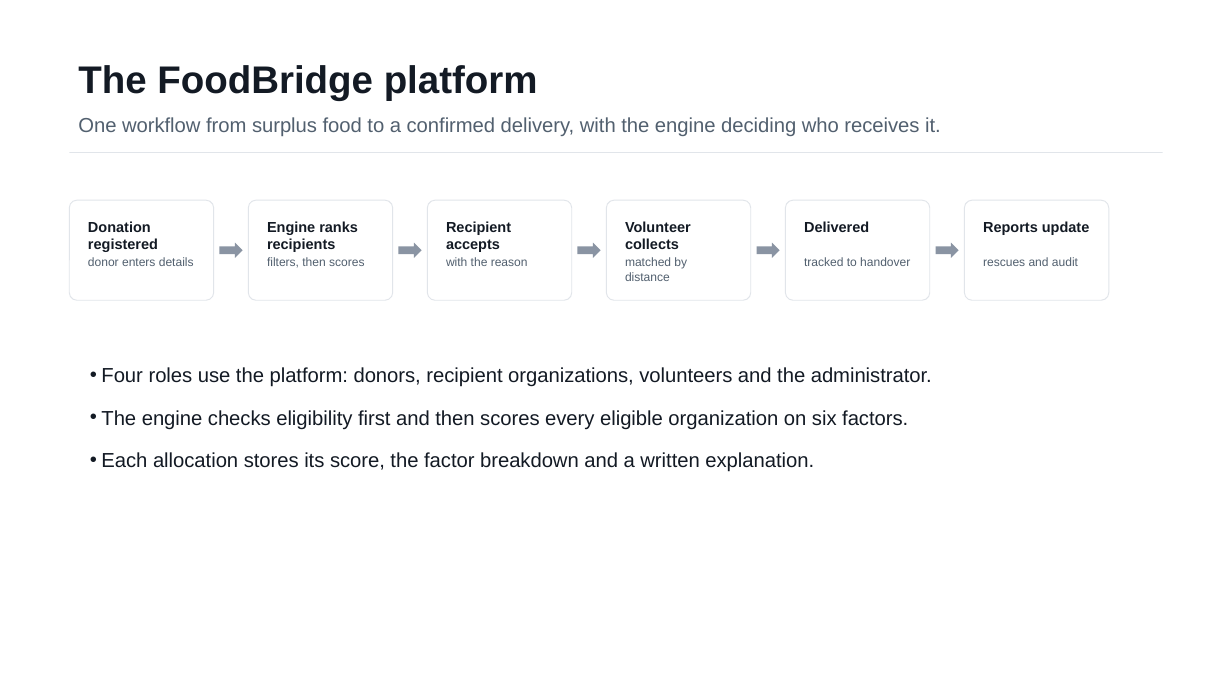
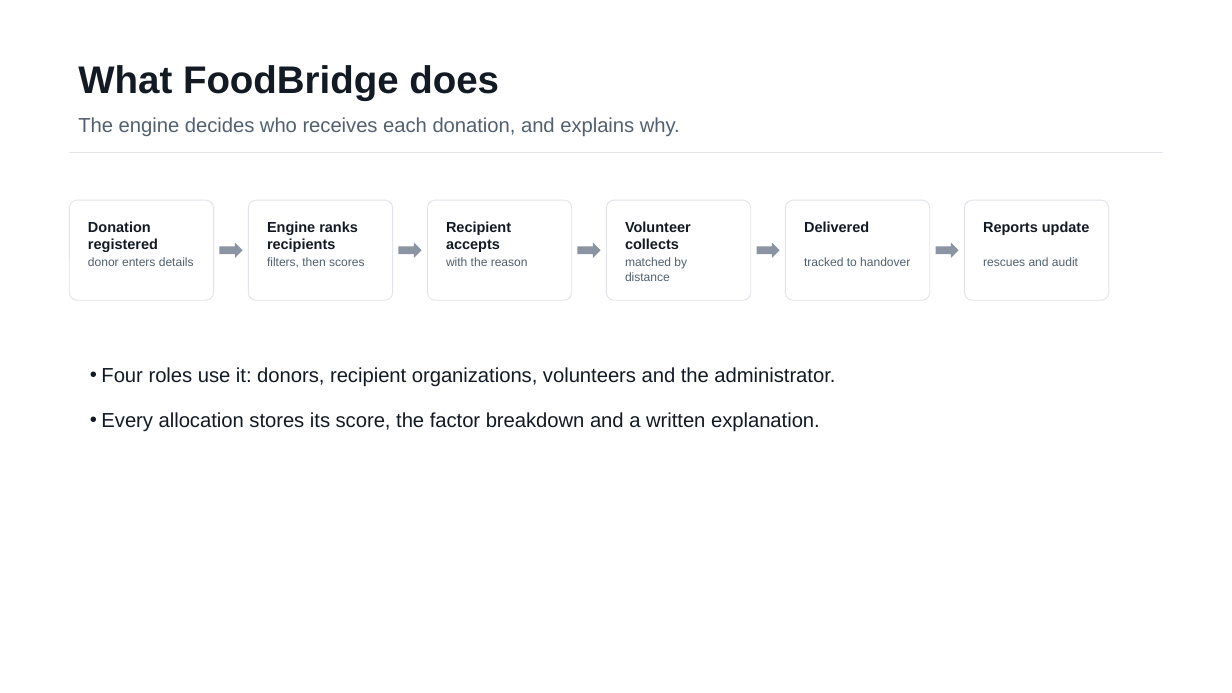
Before and after one commit to AdiByte5/FoodBridge, a slide deck: slide 3 of docs/FoodBridge_Project_Review.pptx (slide 4 before the commit). Drawn at 1232x693 pixels with LibreOffice and Linux fonts; fonts in the diff are those of the drawing. Boxes give left, top, right and bottom in pixels: in the first picture for what was removed or moved away, otherwise in the second. Text is boxed around its words. In the diff, an @@ line names an element or a change of style, - is before the commit and + after.

```diff
--- a/docs/FoodBridge_Project_Review.pptx
+++ b/docs/FoodBridge_Project_Review.pptx
@@ text at [78, 65, 499, 100]: text changed @@
-The FoodBridge platform
+What FoodBridge does
@@ text at [78, 117, 680, 136]: text changed @@
-One workflow from surplus food to a confirmed delivery, with the engine deciding who receives it.
+The engine decides who receives each donation, and explains why.
@@ text at [101, 367, 835, 432]: text changed @@
-• Four roles use the platform: donors, recipient organizations, volunteers and the administrator.
-• The engine checks eligibility first and then scores every eligible organization on six factors.
-• Each allocation stores its score, the factor breakdown and a written explanation.
+• Four roles use it: donors, recipient organizations, volunteers and the administrator.
+• Every allocation stores its score, the factor breakdown and a written explanation.
```
Also in this commit, not shown: 4 other slides changed, 3 slides added, 15 slides removed, 1 other file.
